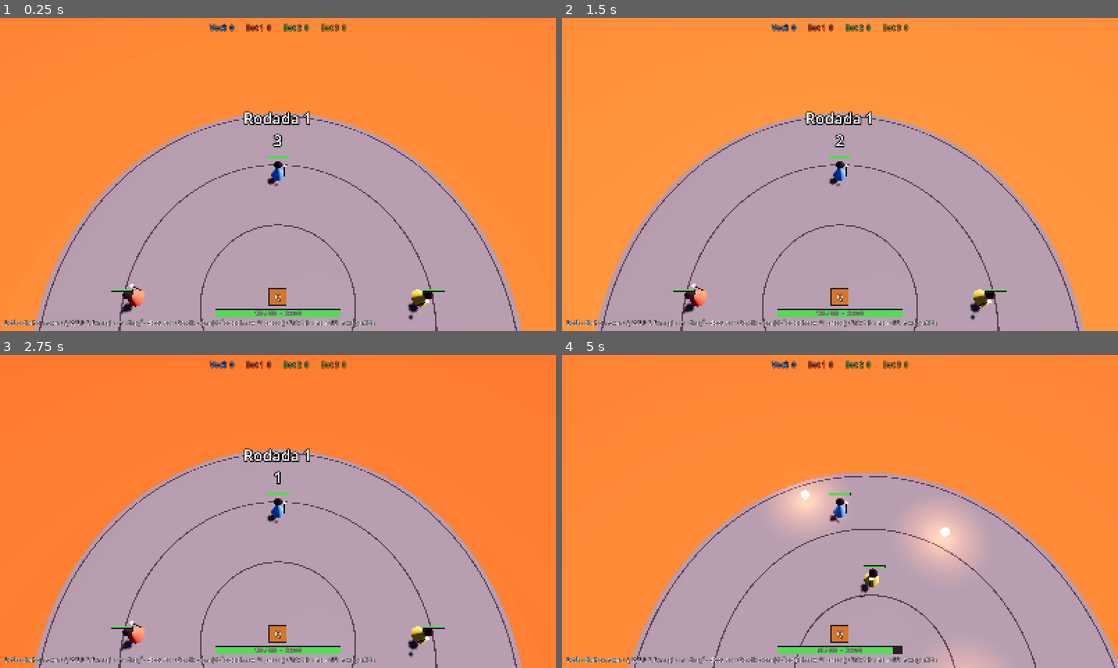
Above: before the commit, frames 1-4 (two rows, left to right).
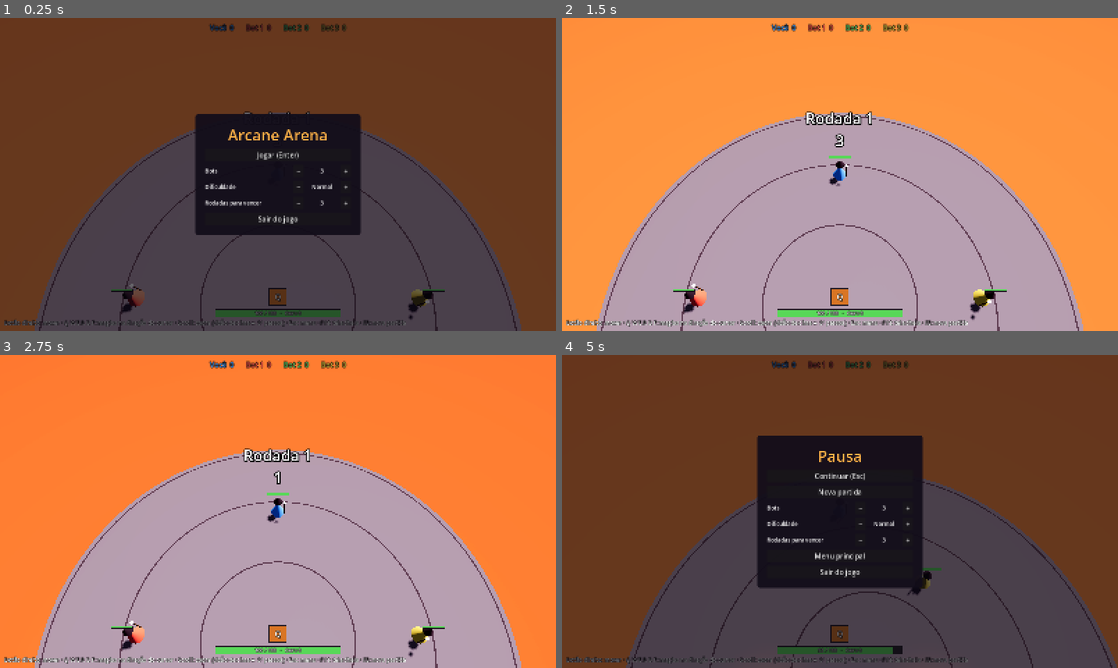
Above: after the commit, the same moments.

Repository: guilhermewylde-stack/arcane-arena
Game: Godot game, scene res://game/main.tscn
Two runs of this game, one before a commit and one after it. Both use one fixed random seed, a clock stepped at 60 frames per second and the inputs below.
Inputs (mouse positions are in pixels of both pictures, inside the frame that each line leads up to):
- Up to frame 1 (0.25 s): no input
- Up to frame 2 (1.5 s): click (840, 155) at 0.5 s, where only the run after the commit has a clickable "Jogar (Enter)"; tap Enter at 1.25, 1.35 s; move the mouse to (962, 158) at 1.27 s; hold D from 1.28 s (still down); click (962, 158) at 1.42 s
- Up to frame 3 (2.75 s): tap Space at 1.52, 2, 2.27 s; tap Keypad Enter at 1.55, 2.1 s; move the mouse to (166, 527) at 2.02 s; release D at 2.03 s; hold S from 2.03 s (still down); click (166, 527) at 2.17 s; tap E at 2.3 s
- Up to frame 4 (5 s): tap Enter at 2.75, 3.8, 4.35 s; move the mouse to (895, 442) at 2.77 s; release S at 2.78 s; hold D 2.78-3.53 s; tap E at 2.85 s; click (895, 442) at 2.92 s; tap F at 3.05, 3.6 s; move the mouse to (812, 574) at 3.52 s; hold W 3.53-4.28 s; click (812, 574) at 3.67 s; tap Space at 3.77, 4.52 s; move the mouse to (1006, 558) at 4.27 s; hold A from 4.28 s (still down); click (1006, 558) at 4.42 s; tap Keypad Enter at 4.55 s; tap Escape at 4.9 s

The runs differ from the first frame. In frame 1, 99% of the frame differs, in the area x 0-100%, y 0-100%; in frame 2, 0.3%; in frame 3, 0.2%; in frame 4, 99%.

Commit message:
Menu principal, pausa e configuração de partida (issue 012; vídeo e teclas viram 016 e 017)
Co-Authored-By: Claude Fable 5.2 <noreply@anthropic.com>
Claude-Session: https://claude.ai/code/session_01M8CpyArA1QQaxiyt6RtSop

Diff:
--- a/game/main.gd
+++ b/game/main.gd
@@ -7,26 +7,31 @@
 const Bot := preload("res://sim/bot.gd")
 const CameraRig := preload("res://render/camera_rig.gd")
 const Settings := preload("res://game/settings.gd")
+const MatchSetup := preload("res://game/match_setup.gd")
+const Menu := preload("res://game/menu.gd")
 
 const LOCAL_MAGE := 0
 const ZOOM_STEP := 0.08
-## Partida local: o jogador (id 0) e 3 bots; vence quem ganhar 3 rodadas.
+## Partida padrão: o jogador (id 0) e 3 bots; vence quem ganhar 3 rodadas. O menu troca isso.
 const WORLD_CONFIG := {"mage_count": 4, "rounds_to_win": 3}
 ## Teclas da barra de magias, na ordem dos espaços (ver `ArenaView.SLOT_LABELS`).
 const SLOT_KEYS: Array[Key] = [KEY_Q, KEY_W, KEY_E, KEY_R, KEY_D, KEY_F]
-const BOT_DIFFICULTY := "normal"
 const BOT_SEED := 20261
 ## 3ª pessoa: radianos de giro e metros de mira por pixel de mouse.
 const MOUSE_TURN := 0.004
 const MOUSE_AIM := 0.03
-const HELP_TOP := "Botão direito: mover · Q W E R D F: magias na direção do cursor · Scroll: zoom (visão de cima ↔ 3ª pessoa) · F11: tela cheia · F5: nova partida"
-const HELP_THIRD := "W A S D: mover · Mouse: girar e mirar · 1–6: escolher magia · Clique esquerdo: lançar · Scroll ou Esc: voltar à visão de cima · F11: tela cheia · F5: nova partida"
+const HELP_TOP := "Botão direito: mover · Q W E R D F: magias na direção do cursor · Scroll: zoom (visão de cima ↔ 3ª pessoa) · Esc: menu · F11: tela cheia · F5: nova partida"
+const HELP_THIRD := "W A S D: mover · Mouse: girar e mirar · 1–6: escolher magia · Clique esquerdo: lançar · Scroll: voltar à visão de cima · Esc: menu · F11: tela cheia · F5: nova partida"
 
 var world: SimWorld
 ## Depuração/testes: desligado, os outros magos ficam parados como bonecos de treino.
 var bots_enabled := true
 var _bots: Array[Bot] = []
 var view: ArenaView
+## Menu principal e de pausa; com ele aberto a simulação fica parada.
+var menu: Menu
+var bot_difficulty := "normal"
+var _config: Dictionary = WORLD_CONFIG
 var _pending: Array[Dictionary] = []
 var _previous: Dictionary
 var _accumulator := 0.0
@@ -41,7 +46,14 @@
 	if FileAccess.file_exists(Settings.PATH):
 		_settings = Settings.load_from()
 		Settings.apply(_settings)
-	restart()
+	menu = Menu.new()
+	menu.setup = MatchSetup.load_from()
+	menu.start_requested.connect(start_match)
+	menu.resume_requested.connect(func() -> void: menu.hide())
+	menu.main_menu_requested.connect(func() -> void: menu.show_mode(Menu.MODE_MAIN))
+	menu.quit_requested.connect(func() -> void: get_tree().quit())
+	start_match(menu.setup)
+	menu.show_mode(Menu.MODE_MAIN)
 	view = ArenaView.new(world.arena_radius)
 	add_child(view)
 	view.buy_requested.connect(buy)
@@ -55,9 +67,26 @@
 	var layer := CanvasLayer.new()
 	layer.add_child(hud)
 	add_child(layer)
+	add_child(menu)
 
 
 func _unhandled_input(event: InputEvent) -> void:
+	if event is InputEventKey and event.pressed and event.keycode == KEY_F11:
+		_settings.fullscreen = DisplayServer.window_get_mode() != DisplayServer.WINDOW_MODE_FULLSCREEN
+		Settings.apply(_settings)
+		Settings.save_to(Settings.PATH, _settings)
+		return
+	if menu.visible:
+		# Com o menu aberto o jogo não recebe entrada: Esc fecha a pausa, Enter começa a partida.
+		if event is InputEventKey and event.pressed and not event.echo:
+			if event.keycode == KEY_ESCAPE and menu.mode == Menu.MODE_PAUSE:
+				menu.hide()
+			elif (event.keycode == KEY_ENTER or event.keycode == KEY_KP_ENTER) and menu.mode == Menu.MODE_MAIN:
+				start_match(menu.setup)
+		return
+	if event is InputEventKey and event.pressed and not event.echo and event.keycode == KEY_ESCAPE:
+		menu.show_mode(Menu.MODE_PAUSE)
+		return
 	var third := mouse_look_active()
 	if event is InputEventMouseMotion and third:
 		# Mouse para a direita gira a mira para a direita; para cima, afasta o retículo.
@@ -78,7 +107,7 @@
 			MOUSE_BUTTON_WHEEL_DOWN:
 				view.zoom += ZOOM_STEP
 	elif event is InputEventKey and event.pressed and not event.echo and event.keycode == KEY_F5:
-		restart()
+		restart(_config)
 	elif event is InputEventKey and event.pressed and not event.echo and world.phase == SimWorld.PHASE_SHOP:
 		# Na loja: 1 a 7 compram a magia da linha, Espaço ou Enter encerram as compras.
 		var line: int = event.keycode - KEY_1
@@ -91,25 +120,29 @@
 		var slot: int = event.keycode - KEY_1
 		if slot >= 0 and slot < world.get_mage(LOCAL_MAGE).spells.size():
 			view.selected_slot = slot
-		elif event.keycode == KEY_ESCAPE:
-			view.zoom = CameraRig.ZOOM_MAX
 	elif event is InputEventKey and event.pressed and not event.echo and event.keycode in SLOT_KEYS \
 			and not view.is_third_person():
 		cast_slot(SLOT_KEYS.find(event.keycode), get_viewport().get_mouse_position())
-	elif event is InputEventKey and event.pressed and event.keycode == KEY_F11:
-		_settings.fullscreen = DisplayServer.window_get_mode() != DisplayServer.WINDOW_MODE_FULLSCREEN
-		Settings.apply(_settings)
-		Settings.save_to(Settings.PATH, _settings)
-
-
-## Começa uma partida nova (a vista reaproveita os nós dos magos).
+
+
+## Começa a partida escolhida no menu e guarda a escolha para a próxima vez que o jogo abrir.
+func start_match(setup: Dictionary) -> void:
+	bot_difficulty = MatchSetup.sanitize(setup).difficulty
+	if setup != MatchSetup.load_from():
+		MatchSetup.save_to(Settings.PATH, setup)
+	restart(MatchSetup.world_config(setup))
+
+
+## Começa uma partida nova e fecha o menu (a vista reaproveita os nós dos magos).
 ## Os testes passam outra config, por exemplo sem regras de partida.
 func restart(config: Dictionary = WORLD_CONFIG) -> void:
+	_config = config
+	menu.hide()
 	world = SimWorld.new(config)
 	_bots.clear()
 	for mage: Dictionary in world.mages:
 		if mage.id != LOCAL_MAGE:
-			_bots.append(Bot.new(mage.id, BOT_SEED + mage.id, BOT_DIFFICULTY))
+			_bots.append(Bot.new(mage.id, BOT_SEED + mage.id, bot_difficulty))
 	_previous = world.snapshot_positions()
 	_pending.clear()
 
@@ -130,7 +163,7 @@
 
 ## Controles de 3ª pessoa valendo: zoom próximo e fora das telas que precisam do cursor.
 func mouse_look_active() -> bool:
-	return view.is_third_person() and world.phase != SimWorld.PHASE_SHOP \
+	return view.is_third_person() and not menu.visible and world.phase != SimWorld.PHASE_SHOP \
 		and world.phase != SimWorld.PHASE_MATCH_END
 
 
@@ -168,7 +201,8 @@
 	if Input.mouse_mode != mouse_mode:
 		Input.mouse_mode = mouse_mode
 		_help.text = HELP_THIRD if third else HELP_TOP
-	_accumulator += minf(delta, 0.1)
+	# Menu aberto: o mundo fica parado (e continua desenhado ao fundo).
+	_accumulator += 0.0 if menu.visible else minf(delta, 0.1)
 	while _accumulator >= SimWorld.DT:
 		_previous = world.snapshot_positions()
 		_queue_steering(third)
--- /dev/null
+++ b/game/match_setup.gd
@@ -0,0 +1,51 @@
+extends RefCounted
+## Configuração da partida escolhida no menu (bots, dificuldade, rodadas), salva junto das
+## opções em `user://settings.cfg`. Dados puros: o menu mostra, `main.gd` usa.
+
+const Settings := preload("res://game/settings.gd")
+const Bot := preload("res://sim/bot.gd")
+
+const SECTION := "match"
+const DEFAULTS := {"bots": 3, "difficulty": "normal", "rounds": 3}
+## O limite de bots vem das cores de mago disponíveis (8, contando o jogador).
+const MAX_BOTS := 7
+const MAX_ROUNDS := 9
+const DIFFICULTY_NAMES := {"easy": "Fácil", "normal": "Normal", "hard": "Difícil"}
+
+
+static func sanitize(raw: Dictionary) -> Dictionary:
+	var clean := DEFAULTS.duplicate()
+	for key: String in DEFAULTS:
+		if typeof(raw.get(key)) == typeof(DEFAULTS[key]):
+			clean[key] = raw[key]
+	clean.bots = clampi(clean.bots, 1, MAX_BOTS)
+	clean.rounds = clampi(clean.rounds, 1, MAX_ROUNDS)
+	if not Bot.DIFFICULTIES.has(clean.difficulty):
+		clean.difficulty = DEFAULTS.difficulty
+	return clean
+
+
+## Cópia da configuração com um campo andado `step` casas: números somam (até o limite)
+## e a dificuldade dá a volta na lista.
+static func adjust(setup: Dictionary, key: String, step: int) -> Dictionary:
+	var out := sanitize(setup)
+	if key == "difficulty":
+		var names: Array = Bot.DIFFICULTIES.keys()
+		out.difficulty = names[posmod(names.find(out.difficulty) + step, names.size())]
+	else:
+		out[key] += step
+	return sanitize(out)
+
+
+## Config do `SimWorld` para esta partida (o jogador é sempre o mago 0).
+static func world_config(setup: Dictionary) -> Dictionary:
+	var clean := sanitize(setup)
+	return {"mage_count": clean.bots + 1, "rounds_to_win": clean.rounds}
+
+
+static func load_from(path: String = Settings.PATH) -> Dictionary:
+	return sanitize(Settings.read_section(path, SECTION, DEFAULTS.keys()))
+
+
+static func save_to(path: String, setup: Dictionary) -> void:
+	Settings.write_section(path, SECTION, sanitize(setup))
--- /dev/null
+++ b/game/menu.gd
@@ -0,0 +1,110 @@
+extends CanvasLayer
+## Menu principal e de pausa. Só mostra e emite sinais; quem age é `main.gd`.
+## `setup` é a configuração da partida (ver `match_setup.gd`), editada pelos botões − e +.
+
+signal start_requested(setup: Dictionary)
+signal resume_requested
+signal main_menu_requested
+signal quit_requested
+
+const MatchSetup := preload("res://game/match_setup.gd")
+
+const MODE_MAIN := "main"
+const MODE_PAUSE := "pause"
+
+var mode := MODE_MAIN
+var setup := MatchSetup.DEFAULTS.duplicate()
+
+var _title: Label
+var _values := {}
+var _main_only: Array[Control] = []
+var _pause_only: Array[Control] = []
+
+
+func _init() -> void:
+	layer = 10
+	var dim := ColorRect.new()
+	dim.color = Color(0.03, 0.02, 0.05, 0.62)
+	dim.set_anchors_and_offsets_preset(Control.PRESET_FULL_RECT)
+	add_child(dim)
+	var panel := PanelContainer.new()
+	panel.set_anchors_preset(Control.PRESET_CENTER)
+	panel.grow_horizontal = Control.GROW_DIRECTION_BOTH
+	panel.grow_vertical = Control.GROW_DIRECTION_BOTH
+	var backdrop := StyleBoxFlat.new()
+	backdrop.bg_color = Color(0.07, 0.05, 0.1, 0.94)
+	backdrop.set_corner_radius_all(8)
+	backdrop.set_content_margin_all(28)
+	panel.add_theme_stylebox_override("panel", backdrop)
+	add_child(panel)
+	var column := VBoxContainer.new()
+	column.add_theme_constant_override("separation", 10)
+	column.custom_minimum_size = Vector2(420, 0)
+	panel.add_child(column)
+
+	_title = Label.new()
+	_title.horizontal_alignment = HORIZONTAL_ALIGNMENT_CENTER
+	_title.add_theme_font_size_override("font_size", 44)
+	_title.add_theme_color_override("font_color", Color("ffb347"))
+	column.add_child(_title)
+
+	_pause_only.append(_add_button(column, "Continuar (Esc)", func() -> void: resume_requested.emit()))
+	_main_only.append(_add_button(column, "Jogar (Enter)", func() -> void: start_requested.emit(setup)))
+	_pause_only.append(_add_button(column, "Nova partida", func() -> void: start_requested.emit(setup)))
+	for row: Array in [["bots", "Bots"], ["difficulty", "Dificuldade"], ["rounds", "Rodadas para vencer"]]:
+		_add_setup_row(column, row[0], row[1])
+	_pause_only.append(_add_button(column, "Menu principal", func() -> void: main_menu_requested.emit()))
+	_add_button(column, "Sair do jogo", func() -> void: quit_requested.emit())
+	show_mode(MODE_MAIN)
+
+
+## Abre o menu no modo dado (principal ou pausa).
+func show_mode(new_mode: String) -> void:
+	mode = new_mode
+	visible = true
+	_title.text = "Arcane Arena" if mode == MODE_MAIN else "Pausa"
+	for control in _main_only:
+		control.visible = mode == MODE_MAIN
+	for control in _pause_only:
+		control.visible = mode == MODE_PAUSE
+	_refresh()
+
+
+## Muda um campo da configuração (é o que os botões − e + fazem).
+func adjust(key: String, step: int) -> void:
+	setup = MatchSetup.adjust(setup, key, step)
+	_refresh()
+
+
+func _refresh() -> void:
+	setup = MatchSetup.sanitize(setup)
+	_values.bots.text = str(setup.bots)
+	_values.difficulty.text = MatchSetup.DIFFICULTY_NAMES.get(setup.difficulty, setup.difficulty)
+	_values.rounds.text = str(setup.rounds)
+
+
+func _add_button(parent: Control, text: String, action: Callable) -> Button:
+	var button := Button.new()
+	button.text = text
+	button.focus_mode = Control.FOCUS_NONE
+	button.add_theme_font_size_override("font_size", 20)
+	button.pressed.connect(action)
+	parent.add_child(button)
+	return button
+
+
+func _add_setup_row(parent: Control, key: String, text: String) -> void:
+	var row := HBoxContainer.new()
+	row.add_theme_constant_override("separation", 8)
+	var label := Label.new()
+	label.text = text
+	label.size_flags_horizontal = Control.SIZE_EXPAND_FILL
+	row.add_child(label)
+	_add_button(row, " − ", func() -> void: adjust(key, -1))
+	var value := Label.new()
+	value.custom_minimum_size = Vector2(90, 0)
+	value.horizontal_alignment = HORIZONTAL_ALIGNMENT_CENTER
+	row.add_child(value)
+	_values[key] = value
+	_add_button(row, " + ", func() -> void: adjust(key, 1))
+	parent.add_child(row)
--- a/game/settings.gd
+++ b/game/settings.gd
@@ -22,19 +22,30 @@
 
 ## Lê as opções; arquivo ausente ou quebrado dá os padrões.
 static func load_from(path: String = PATH) -> Dictionary:
-	var file := ConfigFile.new()
-	var raw := {}
-	if file.load(path) == OK:
-		for key: String in DEFAULTS:
-			raw[key] = file.get_value(SECTION, key, null)
-	return sanitize(raw)
+	return sanitize(read_section(path, SECTION, DEFAULTS.keys()))
 
 
 static func save_to(path: String, settings: Dictionary) -> void:
+	write_section(path, SECTION, sanitize(settings))
+
+
+## Valores crus de uma seção do arquivo (só as chaves que existem nele).
+static func read_section(path: String, section: String, keys: Array) -> Dictionary:
 	var file := ConfigFile.new()
-	var clean := sanitize(settings)
-	for key: String in clean:
-		file.set_value(SECTION, key, clean[key])
+	var raw := {}
+	if FileAccess.file_exists(path) and file.load(path) == OK:
+		for key: String in keys:
+			raw[key] = file.get_value(section, key, null)
+	return raw
+
+
+## Grava uma seção sem mexer nas outras do mesmo arquivo.
+static func write_section(path: String, section: String, values: Dictionary) -> void:
+	var file := ConfigFile.new()
+	if FileAccess.file_exists(path):
+		file.load(path)
+	for key: String in values:
+		file.set_value(section, key, values[key])
 	file.save(path)
 
 
--- a/render/arena_view.gd
+++ b/render/arena_view.gd
@@ -159,6 +159,12 @@
 		node.position = Vector3(pos.x, move_toward(node.position.y, sink, delta * 4.0), pos.y)
 		node.rotation.y = lerp_angle(node.rotation.y, mage.facing, minf(1.0, delta * 14.0))
 		_shields[mage.id].visible = world.is_shielded(mage.id)
+
+	# Partida nova com menos magos: os nós que sobraram da anterior ficam escondidos.
+	for id: int in _mages:
+		if id >= world.mages.size():
+			_mages[id].visible = false
+			_bars[id].visible = false
 
 	_draw_projectiles(world, previous.projectiles, alpha)
 	_draw_hazards(world, alpha)
@@ -443,6 +449,8 @@
 		entry.add_theme_color_override("font_outline_color", Color.BLACK)
 		entry.add_theme_constant_override("outline_size", 6)
 		_scoreboard.add_child(entry)
+	for id: int in _scoreboard.get_child_count():
+		_scoreboard.get_child(id).visible = id < world.scores.size()
 	for id: int in world.scores.size():
 		var entry: Label = _scoreboard.get_child(id)
 		entry.text = "%s  %d" % [mage_name(id, local_mage_id), world.scores[id]]
@@ -460,7 +468,7 @@
 		world.PHASE_MATCH_END:
 			var who := "Você venceu" if world.match_winner == local_mage_id \
 				else "%s venceu" % mage_name(world.match_winner, local_mage_id)
-			_banner.text = "%s a partida!\nPrimeiro a %d rodadas · F5: nova partida" % [who, world.rounds_to_win]
+			_banner.text = "%s a partida!\nPrimeiro a %d rodadas · F5: nova partida · Esc: menu" % [who, world.rounds_to_win]
 
 
 func _build_match_hud() -> void:
--- a/tests/smoke.gd
+++ b/tests/smoke.gd
@@ -1,12 +1,16 @@
 extends SceneTree
-## Teste de fumaça visual: abre o jogo, anda, empurra o boneco com Brasa, dá zoom, anda em 3ª pessoa até morrer na lava, reinicia, assiste a uma partida de bots e salva capturas.
+## Teste de fumaça visual: abre o jogo no menu, começa a partida, pausa, anda, empurra o boneco com Brasa, dá zoom, anda em 3ª pessoa até morrer na lava, reinicia, assiste a uma partida de bots e salva capturas.
 ## xvfb-run -a godot --path . --rendering-method gl_compatibility -s tests/smoke.gd -- <pasta de saída>
 
 const SimWorld := preload("res://sim/sim_world.gd")
 const Spells := preload("res://sim/spells.gd")
 
 var _main: Node
-var _frame := 0
+## Começa negativo: os quadros antes do 1 são do menu principal.
+var _frame := -30
+## Quadros que faltam do teste de pausa (o contador `_frame` espera, como a simulação).
+var _pause_left := 0
+var _pause_tick := 0
 var _failed := false
 var _round_end_frame := 0
 var _shop_frame := 0
@@ -24,7 +28,13 @@
 
 
 func _process(_delta: float) -> bool:
+	if _pause_left > 0:
+		_step_pause()
+		return false
 	_frame += 1
+	if _frame < 1:
+		_step_main_menu()
+		return false
 	if _frame == 1:
 		# Primeira parte: mundo livre (sem rodadas) e os outros magos parados, como bonecos
 		# de treino. Só aqui, e não em _initialize, porque o _ready do jogo já rodou.
@@ -40,6 +50,11 @@
 	elif _frame >= 130 and _frame <= 280 and (_frame - 130) % 75 == 0:
 		# Chegou perto do boneco: lança Brasa nele sempre que a recarga deixa.
 		_main.queue_command(SimWorld.cast_command(0, Spells.EMBER, dummy.pos))
+	elif _frame == 100:
+		# Esc abre a pausa: o mundo para até o Esc seguinte.
+		_key(KEY_ESCAPE, true)
+		_pause_left = 12
+		_pause_tick = world.tick
 	elif _frame == 140:
 		_save("spell.png")
 	elif _frame == 156:
@@ -174,6 +189,29 @@
 	return false
 
 
+## Menu principal: aparece ao abrir o jogo, com o mundo parado; Enter começa a partida.
+func _step_main_menu() -> void:
+	if _frame == -10:
+		_save("menu.png")
+		if not _main.menu.visible or _main.menu.mode != "main" or _main.world.tick != 0:
+			_fail("o jogo não abriu parado no menu principal")
+		_key(KEY_ENTER, true)
+	elif _frame == -5:
+		if _main.menu.visible or _main.world.tick == 0 or _main.world.phase != SimWorld.PHASE_COUNTDOWN:
+			_fail("Enter não começou a partida")
+
+
+func _step_pause() -> void:
+	_pause_left -= 1
+	if _pause_left == 4:
+		_save("pause.png")
+		if not _main.menu.visible or _main.menu.mode != "pause" or _main.world.tick > _pause_tick + 1:
+			_fail("Esc não pausou o jogo")
+		_key(KEY_ESCAPE, true)
+	elif _pause_left == 0 and _main.menu.visible:
+		_fail("Esc não fechou a pausa")
+
+
 ## Gira a mira de 3ª pessoa pelo caminho real: um evento de movimento do mouse.
 func _turn_aim_to(yaw: float) -> void:
 	var motion := InputEventMouseMotion.new()
--- /dev/null
+++ b/tests/test_match_setup.gd
@@ -0,0 +1,46 @@
+extends "res://tests/test_case.gd"
+
+const MatchSetup := preload("res://game/match_setup.gd")
+const Settings := preload("res://game/settings.gd")
+const Bot := preload("res://sim/bot.gd")
+
+const PATH := "user://test_match_setup.cfg"
+
+
+func test_padrao_e_a_partida_de_sempre() -> void:
+	check_eq(MatchSetup.world_config(MatchSetup.DEFAULTS), {"mage_count": 4, "rounds_to_win": 3}, "1 jogador + 3 bots, 3 rodadas")
+	check(Bot.DIFFICULTIES.has(MatchSetup.DEFAULTS.difficulty), "dificuldade padrão existe")
+
+
+func test_valores_fora_do_limite_sao_corrigidos() -> void:
+	var clean := MatchSetup.sanitize({"bots": 99, "rounds": 0, "difficulty": "impossível"})
+	check_eq(clean.bots, MatchSetup.MAX_BOTS, "bots no máximo")
+	check_eq(clean.rounds, 1, "pelo menos uma rodada")
+	check_eq(clean.difficulty, MatchSetup.DEFAULTS.difficulty, "dificuldade desconhecida vira padrão")
+
+
+func test_ajustar_soma_e_respeita_os_limites() -> void:
+	var setup := MatchSetup.adjust(MatchSetup.DEFAULTS, "bots", 1)
+	check_eq(setup.bots, 4, "mais um bot")
+	check_eq(MatchSetup.DEFAULTS.bots, 3, "não altera o original")
+	check_eq(MatchSetup.adjust({"bots": 1}, "bots", -1).bots, 1, "sempre há um adversário")
+	check_eq(MatchSetup.adjust({"rounds": MatchSetup.MAX_ROUNDS}, "rounds", 1).rounds, MatchSetup.MAX_ROUNDS, "teto de rodadas")
+
+
+func test_ajustar_dificuldade_da_a_volta() -> void:
+	var names: Array = Bot.DIFFICULTIES.keys()
+	var setup := {"difficulty": names[-1]}
+	check_eq(MatchSetup.adjust(setup, "difficulty", 1).difficulty, names[0], "do último volta ao primeiro")
+	check_eq(MatchSetup.adjust({"difficulty": names[0]}, "difficulty", -1).difficulty, names[-1], "e ao contrário")
+
+
+func test_salva_sem_apagar_as_opcoes_de_janela() -> void:
+	DirAccess.remove_absolute(PATH)
+	var window := {"fullscreen": true, "width": 1280, "height": 720, "vsync": false}
+	Settings.save_to(PATH, window)
+	MatchSetup.save_to(PATH, {"bots": 5, "difficulty": "hard", "rounds": 2})
+	check_eq(MatchSetup.load_from(PATH), {"bots": 5, "difficulty": "hard", "rounds": 2}, "partida salva")
+	check_eq(Settings.load_from(PATH), window, "janela preservada")
+	Settings.save_to(PATH, Settings.DEFAULTS)
+	check_eq(MatchSetup.load_from(PATH).bots, 5, "e a partida sobrevive a salvar a janela")
+	DirAccess.remove_absolute(PATH)
Not shown, added: game/match_setup.gd.uid
Not shown, added: game/menu.gd.uid
Not shown, added: tests/test_match_setup.gd.uid
Not shown, changed: docs/issues/012-menu-opcoes.md
Not shown, added: docs/issues/016-opcoes-de-video.md
Not shown, added: docs/issues/017-teclas-configuraveis.md
